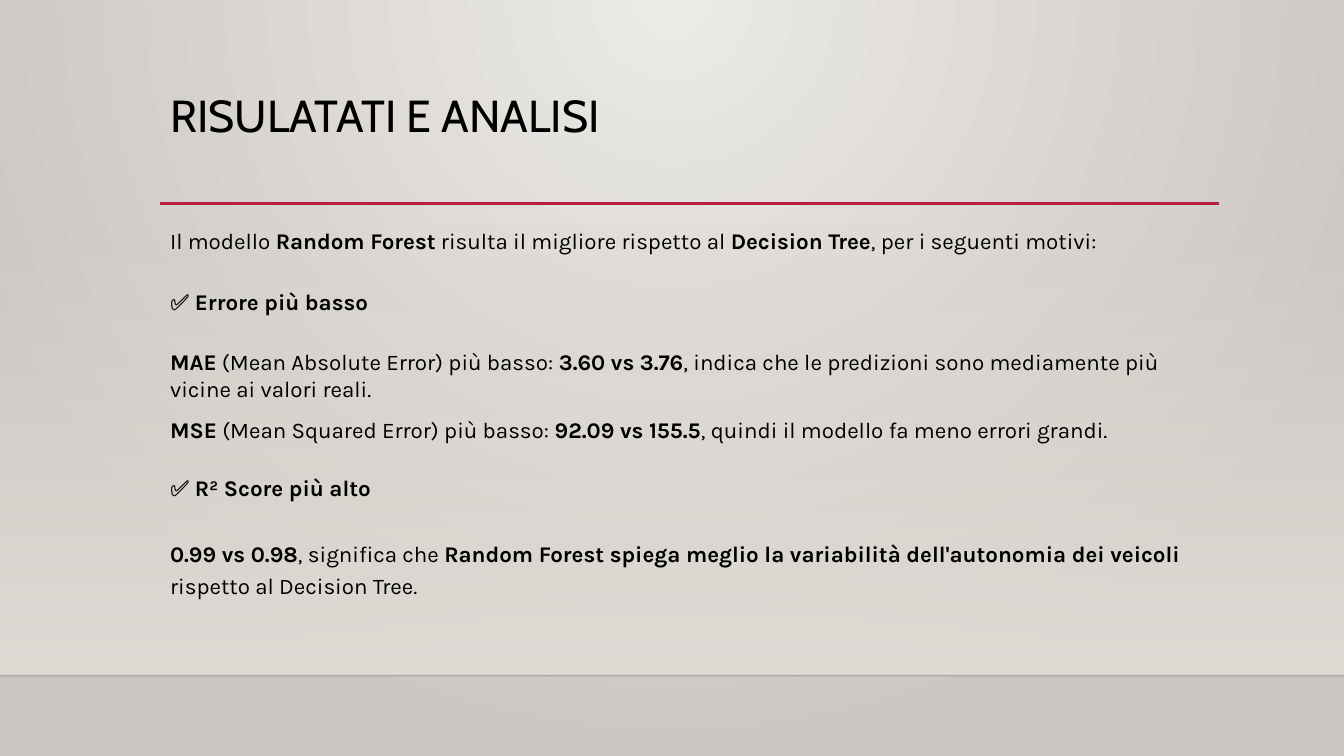
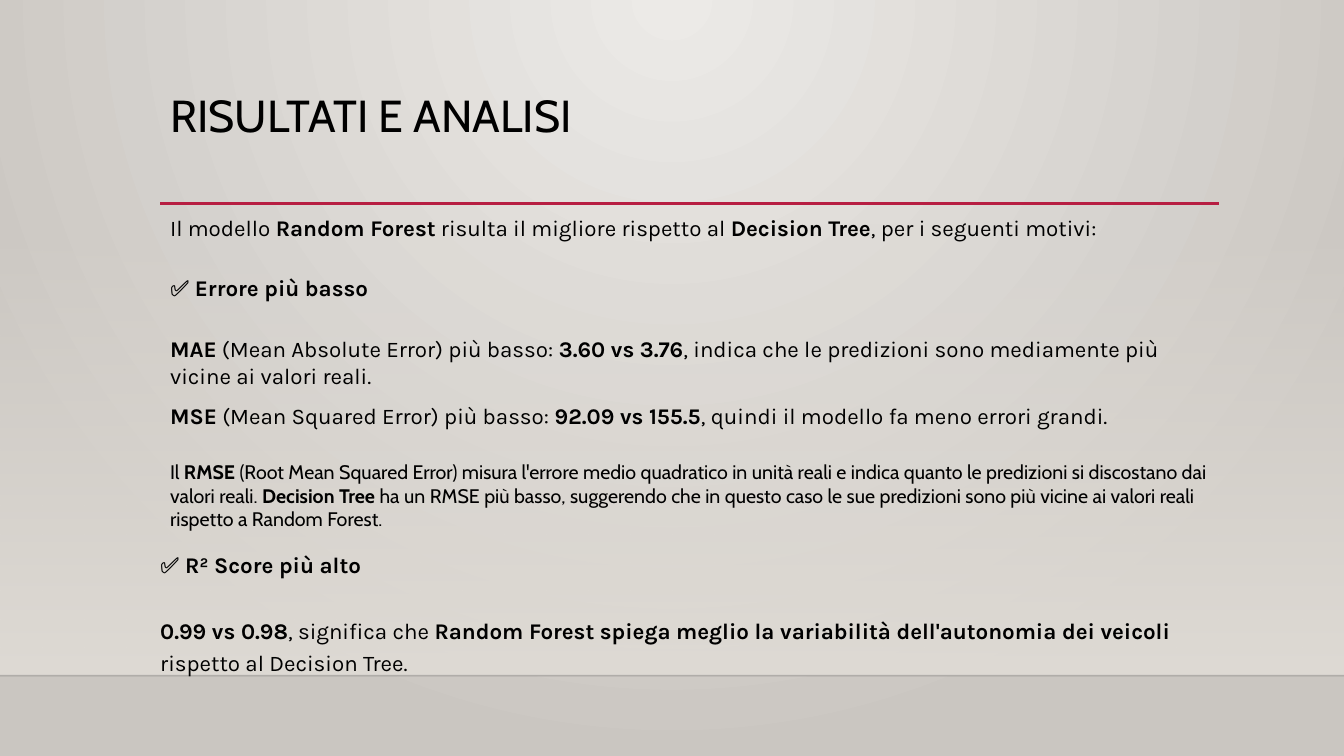
Before and after one commit to Antox003/Elettric_car, a slide deck: slide 9 of Documents/Autonomia auto elettriche.pptx. Drawn at 1344x756 pixels with LibreOffice and Linux fonts; fonts in the diff are those of the drawing; background and template pictures are left out. Boxes give left, top, right and bottom in pixels: in the first picture for what was removed or moved away, otherwise in the second. Text is boxed around its words. In the diff, an @@ line names an element or a change of style, - is before the commit and + after.

```diff
--- a/Documents/Autonomia auto elettriche.pptx
+++ b/Documents/Autonomia auto elettriche.pptx
@@ title at bbox=[170, 100, 572, 133]: text changed @@
-RISULATATI E ANALISI
+RISULTATI E ANALISI
@@ text "Il modello Random Forest risulta ...": place and size @@
-text "Il modello Random Forest risulta ..." at bbox=[170, 233, 1158, 444]
+text "Il modello Random Forest risulta ..." at bbox=[170, 220, 1206, 531]
@@ text at bbox=[170, 464, 1206, 531]: paragraph added @@
+Il RMSE (Root Mean Squared Error) misura l'errore medio quadratico in unità reali e indica quanto le predizioni si discostano dai valori reali. Decision Tree ha un RMSE più basso, suggerendo che in questo caso le sue predizioni sono più vicine ai valori reali rispetto a Random Forest.
@@ text "✅ R² Score più alto": place and size @@
-text "✅ R² Score più alto" at bbox=[170, 478, 1179, 600]
+text "✅ R² Score più alto" at bbox=[160, 555, 1170, 677]
```
Also in this commit, not shown: 3 other slides changed, 1 other file.
